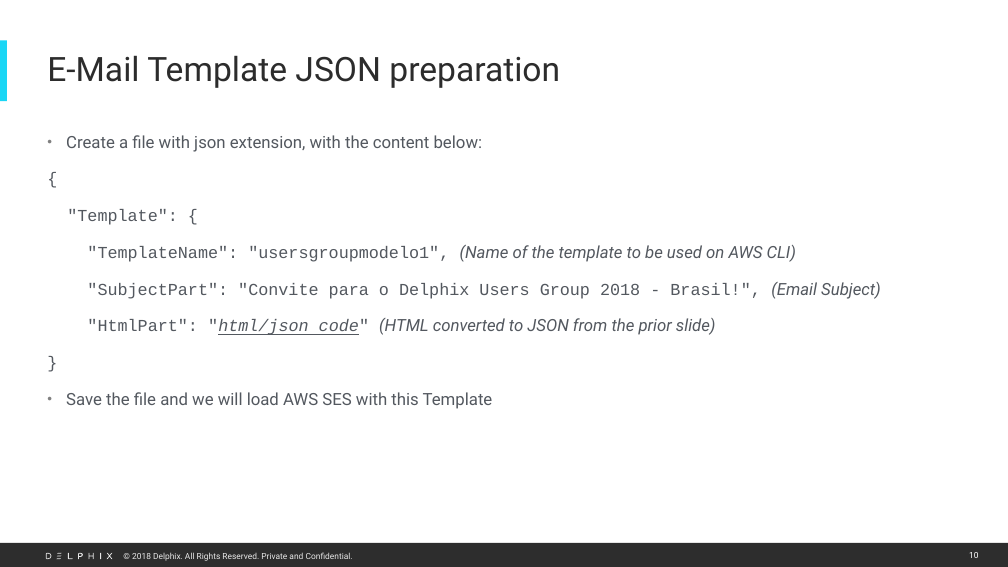
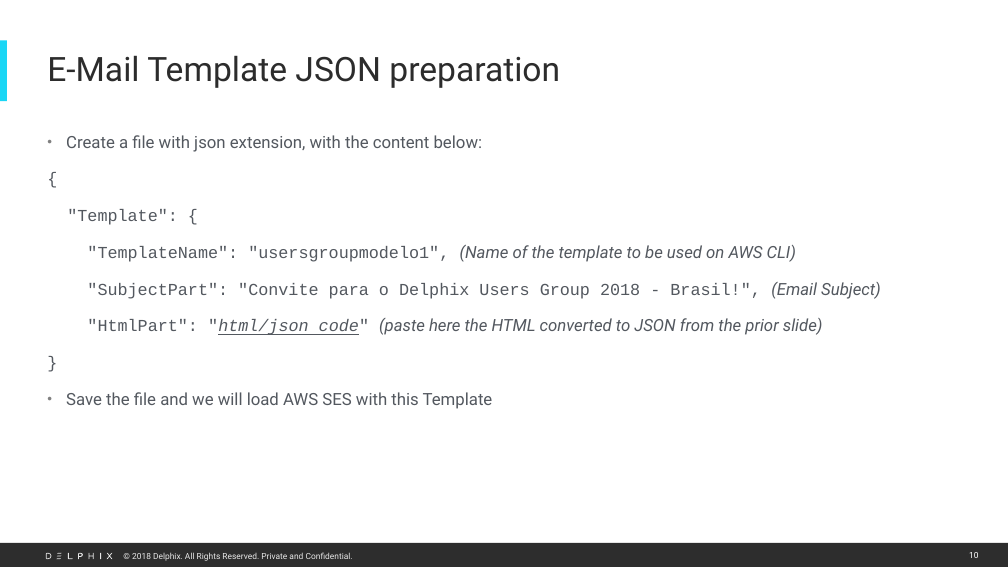
Before and after one commit to marzulo/AWS_SES_artifacts, a slide deck: slide 10 of How to configure AWS SES.pptx. Drawn at 1008x567 pixels with LibreOffice and Linux fonts; fonts in the diff are those of the drawing. Boxes give left, top, right and bottom in pixels: in the first picture for what was removed or moved away, otherwise in the second. Text is boxed around its words. In the diff, an @@ line names an element or a change of style, - is before the commit and + after.

```diff
--- a/How to configure AWS SES.pptx
+++ b/How to configure AWS SES.pptx
@@ text at <box>87,318,823,335</box>: text changed @@
-"HtmlPart": "html/json code" (HTML converted to JSON from the prior slide)
+"HtmlPart": "html/json code" (paste here the HTML converted to JSON from the prior slide)
```
Also in this commit, not shown: 8 other slides changed.
